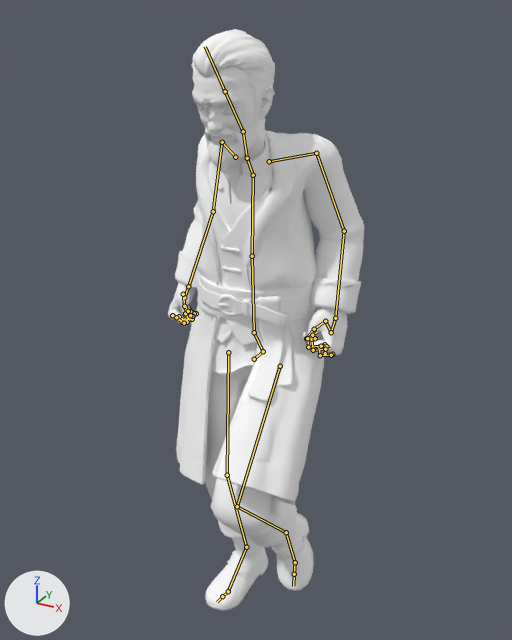
What one commit did to the glTF model assets/characters/npc_elder_human.glb.
Rendered twice from a 50 mm lens placed at (0.869, -1.587, 1.793), pointed at (0.012, -0.027, 1.013). Lighting does not change. The marker at lower left points along +X, +Y and +Z. The first picture is the older version. Both versions are drawn at frame 17 of the action 'Walking'; the numbers are the values there. The bones that bend it are drawn over the model as lines.

The first picture shows 'npc_elder_human'.
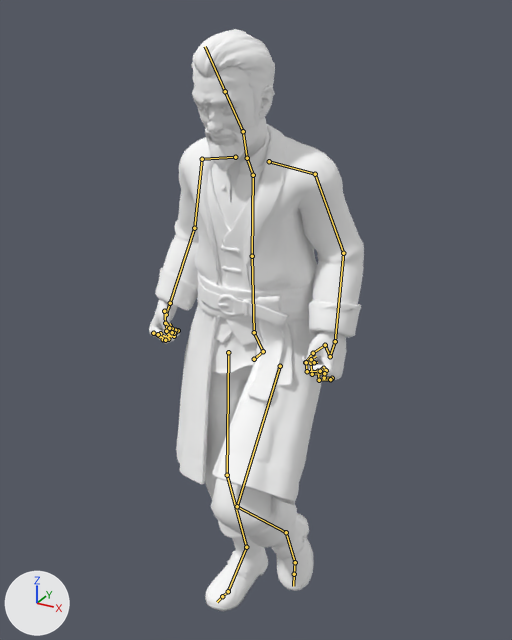
Changed parts and their boxes [x1, y1, x2, y2] in the pictures (512 x 640 px):
'npc_elder_human', posed (10% wider): before [168, 29, 364, 611]; after [149, 29, 364, 611]
bone 'Bone_022', root to tip: before (235, 157) to (222, 142); after (235, 157) to (202, 159)
bone 'Bone_021', root to tip: before (222, 142) to (213, 211); after (202, 159) to (194, 228)
bone 'Bone_020', root to tip: before (213, 211) to (188, 286); after (194, 228) to (170, 303)
bone 'Bone_027', root to tip: before (269, 161) to (316, 153); after (269, 161) to (315, 174)
bone 'Bone_026', root to tip: before (316, 153) to (344, 231); after (315, 174) to (343, 253)
bone 'Bone_025', root to tip: before (344, 231) to (335, 318); after (343, 253) to (335, 341)
bone 'Bone_024', root to tip: before (335, 318) to (331, 332); after (335, 341) to (330, 356)

The edits, one by one:
Bone 'Bone_022' (bone_bone_022) turns from (14, 5, -35) to (1, 1, -3) degrees about its own x, y and z.
Bone 'Bone_021' (bone_bone_021) turns from (-75, 4, 41) to (-65, -1, 3) degrees about its own x, y and z.
Bone 'Bone_020' (bone_bone_020) turns from (-6, 10, 26) to (-9, 11, 26) degrees about its own x, y and z.
Bone 'Bone_027' (bone_bone_027) turns from (14, -5, 35) to (1, -1, 3) degrees about its own x, y and z.
Bone 'Bone_026' (bone_bone_026) turns from (-76, -1, -38) to (-66, 3, 1) degrees about its own x, y and z.
Bone 'Bone_025' (bone_bone_025) turns from (-10, -8, -29) to (-13, -9, -27) degrees about its own x, y and z.
Bone 'Bone_024' (bone_bone_024) turns from (-7, -6, -21) to (-8, 0, -21) degrees about its own x, y and z.
